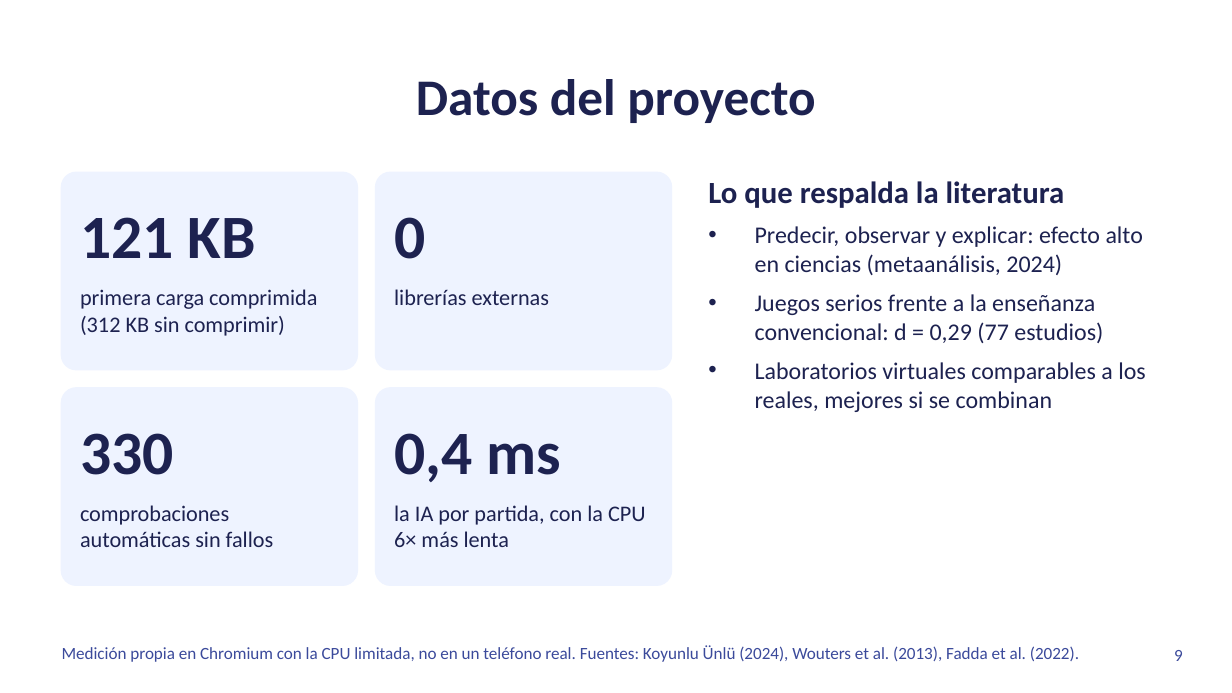
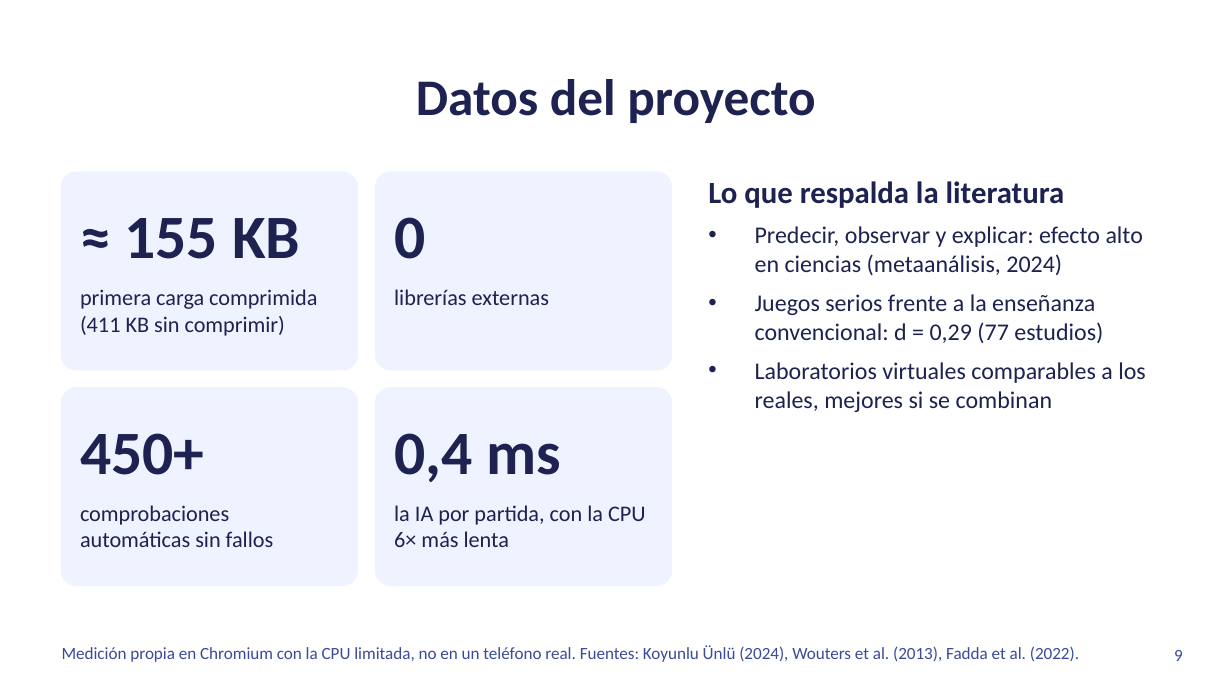
Before and after one commit to danielvaldess/chispa-lab, a slide deck: slide 9 of docs/presentacion/Chispa-Lab-hack4edu-2026.pptx. Drawn at 1232x693 pixels with LibreOffice and Linux fonts; fonts in the diff are those of the drawing. Boxes give left, top, right and bottom in pixels: in the first picture for what was removed or moved away, otherwise in the second. Text is boxed around its words. In the diff, an @@ line names an element or a change of style, - is before the commit and + after.

```diff
--- a/docs/presentacion/Chispa-Lab-hack4edu-2026.pptx
+++ b/docs/presentacion/Chispa-Lab-hack4edu-2026.pptx
@@ text at <box>125,218,300,259</box>: text changed @@
-121 KB
+≈ 155 KB
@@ text at <box>80,289,317,336</box>: text changed @@
-primera carga comprimida (312 KB sin comprimir)
+primera carga comprimida (411 KB sin comprimir)
@@ text at <box>80,433,204,475</box>: text changed @@
-330
+450+
```
Also in this commit, not shown: 2 other slides changed, 26 other files.
